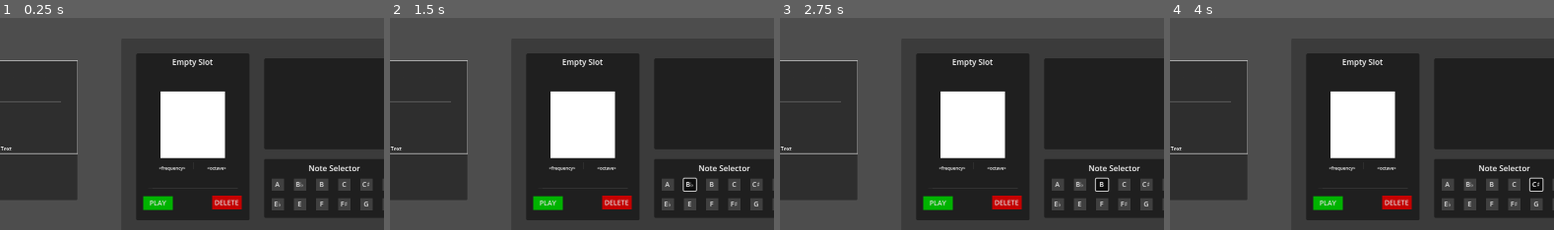
Above: before the commit, frames 1-4 (left to right).
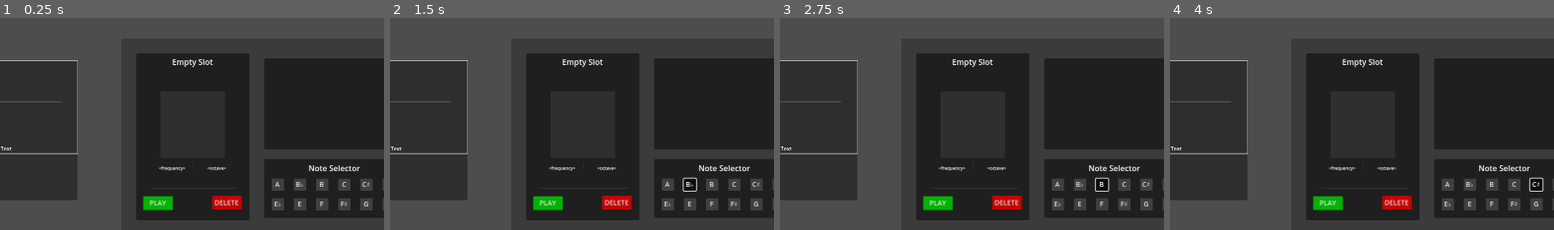
Above: after the commit, the same moments.

Repository: levyy7/Phantom-Frequencies
Game: Godot game, scene res://main_scene.tscn
The game is run twice, just before and just after one commit, with the same random seed, the same clock (stepped at 60 frames per second) and the same inputs.
Inputs:
- Up to frame 1 (0.25 s): no input
- Up to frame 2 (1.5 s): click "A" at 0.5 s; click "B♭" at 1.25 s
- Up to frame 3 (2.75 s): click "B" at 2 s
- Up to frame 4 (4 s): click "C" at 2.75 s; click "C♯" at 3.5 s
The pictures show only the part of the screen within x 44-94%, y 47-97%; the shares and areas given below are measured in that part.

The runs differ from the first frame. In frame 1, 5.4% of the frame differs, in the area x 41-59%, y 34-67%; in frame 2, 5.4%; in frame 3, 5.4%; in frame 4, 5.4%.

Commit message:
harmonograph scale fixed

Diff:
--- a/shooter/shooter.gd
+++ b/shooter/shooter.gd
@@ -74,10 +74,10 @@
 	# angle only equals local rotation if parent rotation is 0
 	bullet.global_rotation = angle
 
-	var velocity = Vector2(1, 0) * BULLET_SPEED
+	var velocity = Vector2(0, 1) * BULLET_SPEED
 	bullet.set_meta("velocity", velocity)
 
-	rotation = angle
+	#rotation = angle
 
 	add_child(bullet)
 
--- a/ui/TowerUI.tscn
+++ b/ui/TowerUI.tscn
@@ -66,6 +66,7 @@
 anchor_bottom = 0.625
 offset_left = 0.0399971
 offset_right = -0.0400009
+color = Color(0.18359, 0.18359, 0.18359, 1)
 
 [node name="Frequency" type="Label" parent="PanelContainer/Panel/PanelContainer/Information Panel"]
 layout_mode = 1
--- a/ui/tower_ui.gd
+++ b/ui/tower_ui.gd
@@ -41,10 +41,25 @@
 	var index = tower.current_frequency_index
 
 	infoPanel.get_node("Tower Name").text = tower.current_name
+	#draw_tower(tower.current_name, tower.FREQUENCIES[index])
 	infoPanel.get_node("Frequency").text  = str(tower.FREQUENCIES[index].frequency) + " Hz"
 	infoPanel.get_node("Octave").text     = "4th Octave"
 
 	changeButtons[index].button_pressed = true
+
+
+func draw_tower(name: String, freq: Frequency) -> void:
+	# Draw a circle at the spawner's position
+	var radius = 20  # Adjust size as needed
+	draw_circle(Vector2.ZERO, radius, freq.color)
+	#draw_line(Vector2.ZERO, Vector2(radius, 0), Color.BLACK, 2.5)
+
+
+	var font = ThemeDB.fallback_font
+	# Draw the note on top of the circle
+	if font:
+		var text_size = font.get_string_size(name)
+		draw_string(font, Vector2(-text_size.x, text_size.y/2)/2, name, HORIZONTAL_ALIGNMENT_CENTER, -1, 20, Color.BLACK)
 
 
 func load_default_info() -> void:
--- a/visualization_pane/harmonograph/harmonograph.gd
+++ b/visualization_pane/harmonograph/harmonograph.gd
@@ -47,7 +47,7 @@
 
 	var end_index = int(animation_progress * (len(cached_homonograph_points) - 1))
 	var selected_points = cached_homonograph_points.slice(0, end_index)
-	$GraphDisplay.draw_self(selected_points, color)
+	$GraphDisplay.draw_self(selected_points, color, selected_frequencies.size())
 
 func _on_tower_slot_hovered(f: Array[Frequency]) -> void:
 	if f != selected_frequencies:
--- a/visualization_pane/harmonograph/harmonograph_2.gd
+++ b/visualization_pane/harmonograph/harmonograph_2.gd
@@ -13,7 +13,7 @@
 func _process(delta: float) -> void:
 	queue_redraw()
 
-func draw_self(points: Array[Vector2], color: Color) -> void:
+func draw_self(points: Array[Vector2], color: Color, num_freq: int) -> void:
 	var grid_color = Color(0.2, 0.2, 0.2, 0.3)
 	var grid_spacing = 50
 
@@ -45,8 +45,8 @@
 		current_color.a = 0.8 - progress * 0.6  # Fade out towards the end
 
 		draw_line(
-			points[i],
-			points[i + 1],
+			(points[i] - center)/num_freq + center,
+			(points[i + 1] - center)/num_freq + center,
 			current_color,
-			6.0  # Line width
+			6.0/num_freq  # Line width
 		)
